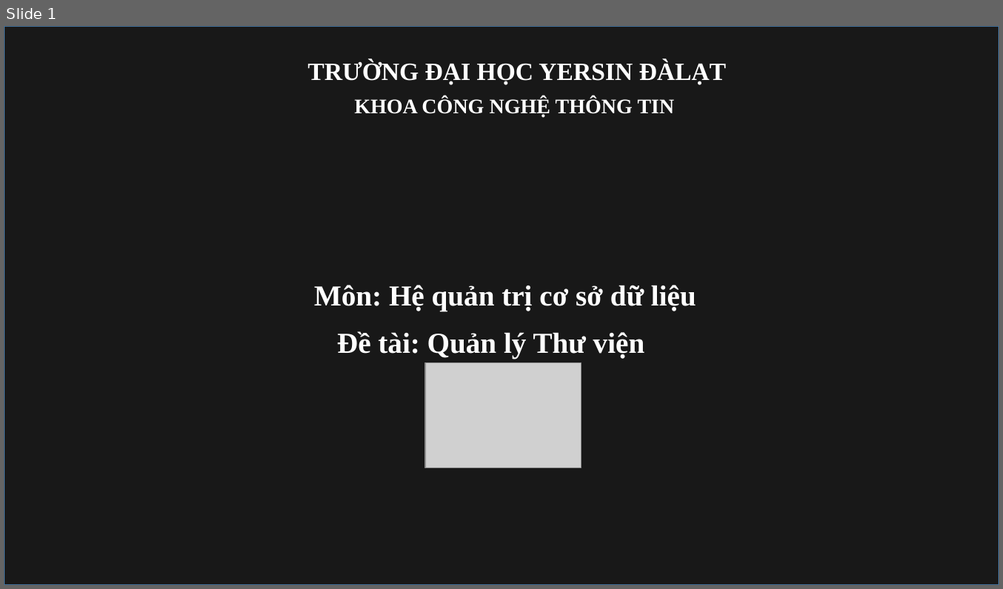
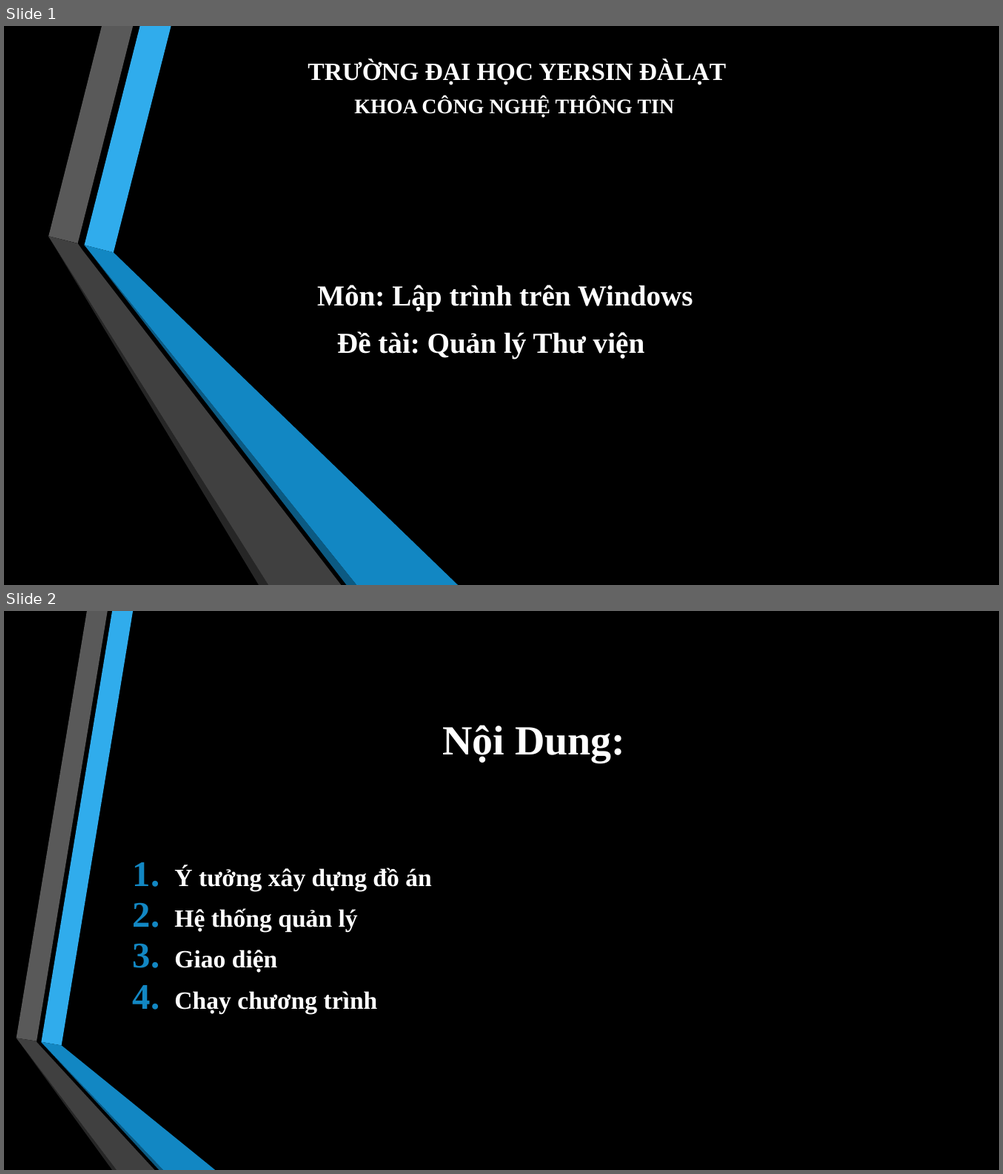
Before and after one commit to KVang05112002/QLYTHUVIEN, a slide deck: DoAn_QuanLyThuVien.pptx. Shown one above the other, each under a label of ours: slide 1 before the commit, slides 1 and 2 after it. The pictures are 1003x589 and 1003x1174 pixels, drawn with LibreOffice and Linux fonts; fonts in the diff are those of the drawing; grey boxes stand for pictures; background and template pictures are left out; a plain dark background stands for a picture behind light text. Boxes give left, top, right and bottom in pixels: in the first picture for what was removed or moved away, otherwise in the second. Text is boxed around its words. In the diff, an @@ line names an element or a change of style, - is before the commit and + after.

```diff
--- a/DoAn_QuanLyThuVien.pptx
+++ b/DoAn_QuanLyThuVien.pptx
@@ slide 2 added at box(4, 611, 999, 1170), background #000000 @@
@@ title added at box(442, 725, 625, 763), 40 pt, text #FFFFFF, bold @@
+Nội Dung:
@@ text added at box(174, 866, 431, 1014), 24 pt, text #FFFFFF, bold @@
+1. Ý tưởng xây dựng đồ án
+2. Hệ thống quản lý
+3. Giao diện
+4. Chạy chương trình
@@ group added at box(16, 611, 215, 1170): 6 freeform shapes @@
@@ slide 1 changed as well @@
@@ background picture (left out) to #000000 @@
@@ rectangle removed at box(4, 26, 999, 585) @@
@@ group added at box(48, 26, 458, 585): 6 freeform shapes @@
@@ text at box(317, 285, 693, 312): text changed @@
-Môn: Hệ quản trị cơ sở dữ liệu
+Môn: Lập trình trên Windows
@@ picture removed at box(425, 363, 580, 469) @@
```
Also in this commit, not shown: 5 other slides changed, 2 other slides added, 8 slides removed, 13 other files.
